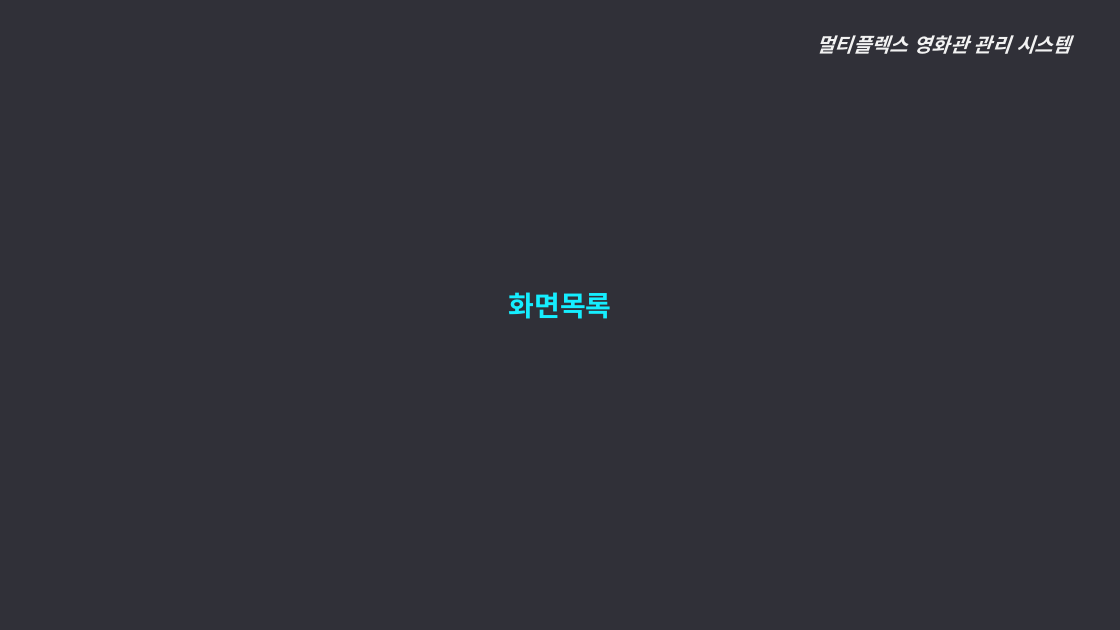
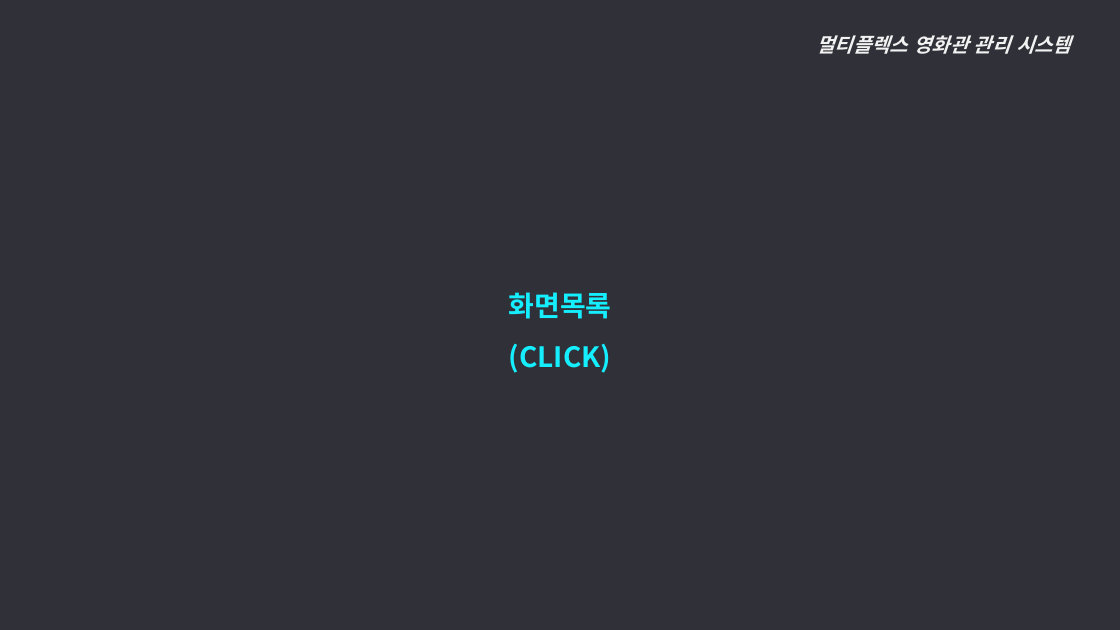
Before and after one commit to ywc-412/MultiplexTeamProject, a slide deck: slide 53 of 개발문서/2조 발표자료.pptx. Drawn at 1120x630 pixels with LibreOffice and Linux fonts; fonts in the diff are those of the drawing. Boxes give left, top, right and bottom in pixels: in the first picture for what was removed or moved away, otherwise in the second. Text is boxed around its words. In the diff, an @@ line names an element or a change of style, - is before the commit and + after.

```diff
--- a/개발문서/2조 발표자료.pptx
+++ b/개발문서/2조 발표자료.pptx
@@ text at (509, 344, 612, 373): paragraph added @@
+(CLICK)
```
Also in this commit, not shown: 3 other slides changed.
